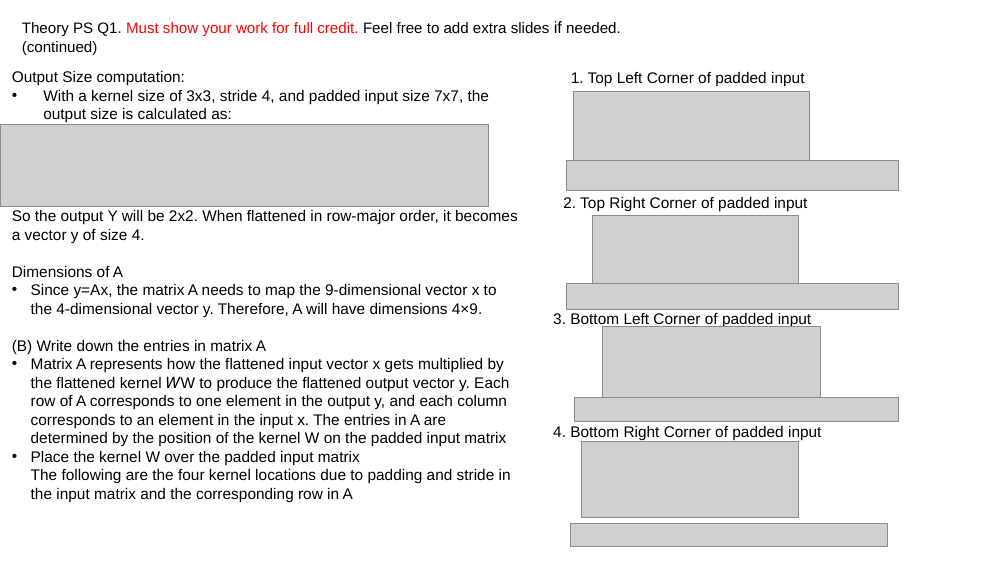
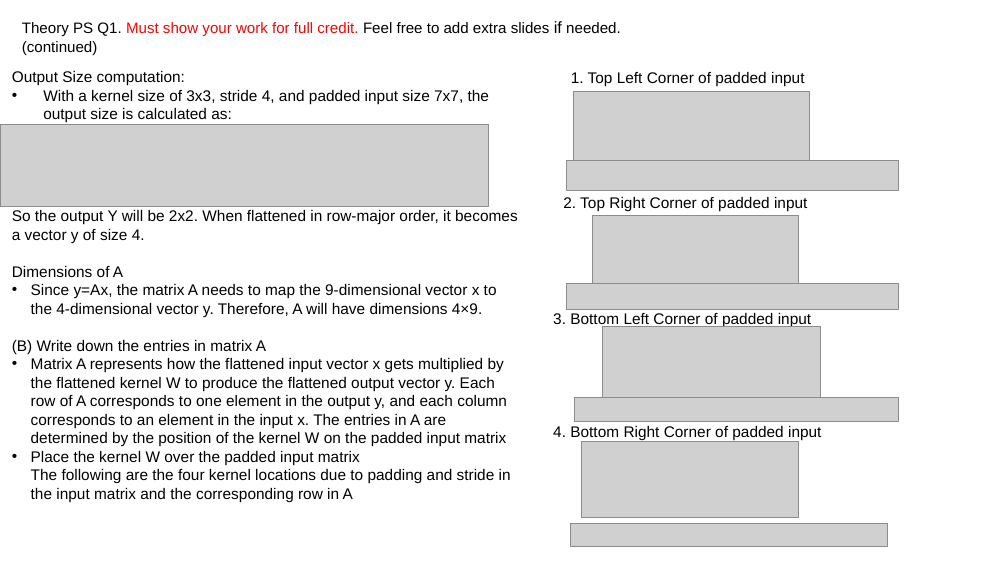
Before and after one commit to mccarvik/georgia_tech, a slide deck: slide 3 of deep_learning/2_assign/assignment2/report-template-a2 - McCarville.pptx. Drawn at 1008x567 pixels with LibreOffice and Linux fonts; fonts in the diff are those of the drawing; grey boxes stand for pictures. Boxes give left, top, right and bottom in pixels: in the first picture for what was removed or moved away, otherwise in the second. Text is boxed around its words. In the diff, an @@ line names an element or a change of style, - is before the commit and + after.

```diff
--- a/deep_learning/2_assign/assignment2/report-template-a2 - McCarville.pptx
+++ b/deep_learning/2_assign/assignment2/report-template-a2 - McCarville.pptx
@@ text at (31,358,507,447): text changed @@
-• Matrix A represents how the flattened input vector x gets multiplied by the flattened kernel 𝑊W to produce the flattened output vector y. Each row of A corresponds to one element in the output y, and each column corresponds to an element in the input x. The entries in A are determined by the position of the kernel W on the padded input matrix
+• Matrix A represents how the flattened input vector x gets multiplied by the flattened kernel W to produce the flattened output vector y. Each row of A corresponds to one element in the output y, and each column corresponds to an element in the input x. The entries in A are determined by the position of the kernel W on the padded input matrix
```
Also in this commit, not shown: 6 other slides changed, 2 other files.
